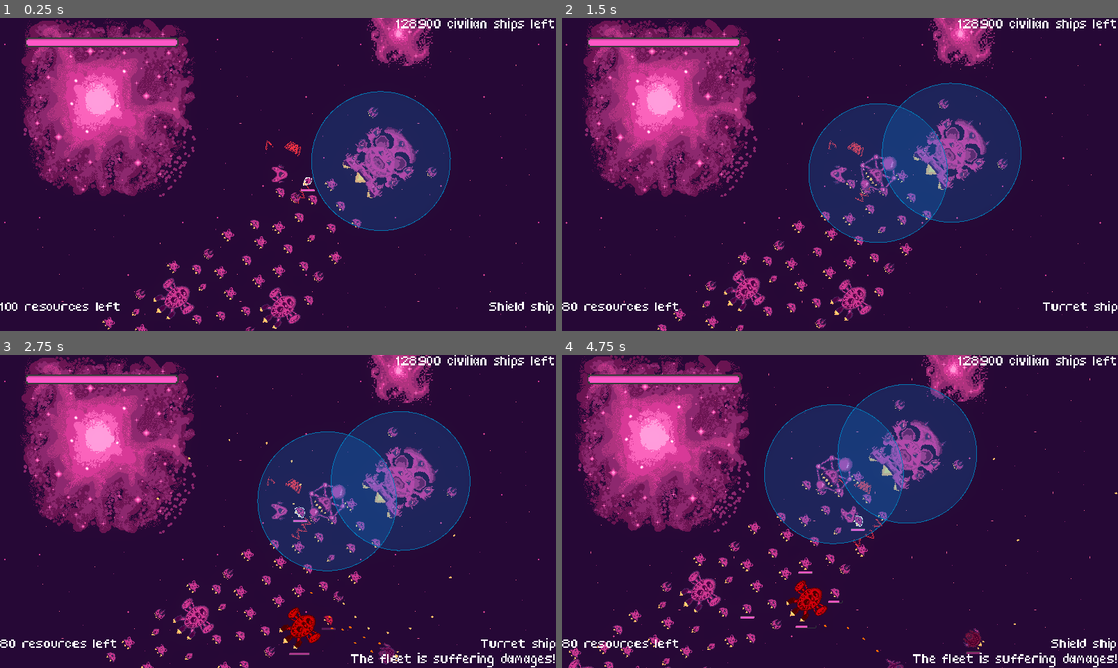
Above: before the commit, frames 1-4 (two rows, left to right).
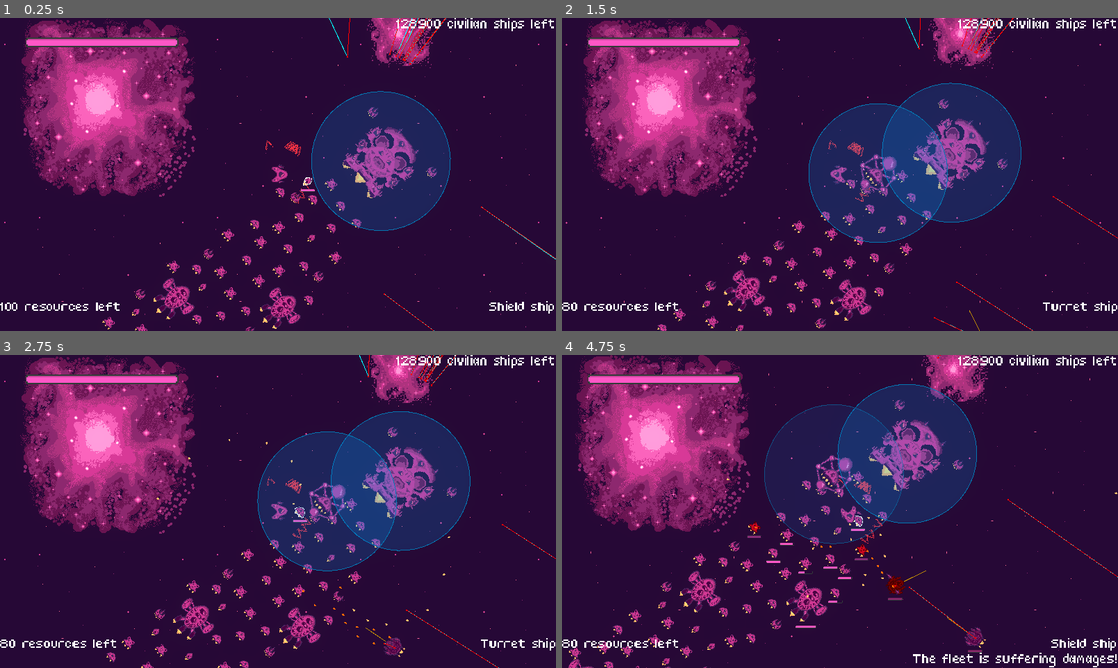
Above: after the commit, the same moments.

Repository: bear-minimum-studio/space-bear
Game: Godot game, scene res://Game.tscn
Two runs of this game, one before a commit and one after it. Both use one fixed random seed, a clock stepped at 60 frames per second and the inputs below.
Inputs:
- Up to frame 1 (0.25 s): no input
- Up to frame 2 (1.5 s): tap Enter (upgrade) at 0.5 s; hold Right (turn_right) 0.53-1.28 s; hold X (cycle_selection) 0.53-1.28 s; hold Ctrl (brake) from 1.28 s (still down); tap Down (decelerate) at 1.35 s
- Up to frame 3 (2.75 s): release Ctrl (brake) at 2.03 s; hold Right (turn_right) from 2.03 s (still down); hold Space (fire) from 2.03 s (still down)
- Up to frame 4 (4.75 s): release Right (turn_right) at 2.78 s; release Space (fire) at 2.78 s; hold Up (accelerate) 2.78-3.53 s; tap G (grappling_hook) at 2.85 s; hold F (turret_fire) 3.53-4.28 s; hold Left (turn_left) from 3.53 s (still down); tap X (cycle_selection) at 4.35 s

The runs differ from the first frame. In frame 1, 0.3% of the frame differs, in the area x 59-100%, y 0-100%; in frame 2, 0.2%; in frame 3, 1.4%; in frame 4, 1.5%, in the area x 29-100%, y 0-100%.

Commit message:
refacto: Add Behaviour node to enemies

Diff:
--- a/npc/AbstractShip.tscn
+++ b/npc/AbstractShip.tscn
@@ -19,7 +19,7 @@
 [node name="CollisionShape2D" type="CollisionShape2D" parent="."]
 
 [node name="NavigationAgent2D" type="NavigationAgent2D" parent="."]
-path_desired_distance = 100.0
+path_desired_distance = 30.0
 
 [node name="HealthSystem" parent="." instance=ExtResource("2_butel")]
 
--- /dev/null
+++ b/npc/enemies/AbstractBehavior.gd
@@ -0,0 +1,37 @@
+extends Node
+
+signal target_position_updated
+
+@onready var _parent: Node2D = get_parent()
+@onready var _target: Node2D = null:
+	set(new_target):
+		if new_target == null || _target == new_target:
+			return
+		_target = new_target
+		_update_target_position()
+@onready var _target_position : Vector2 = _parent.global_position:
+	set(new_target_position):
+		if new_target_position == null:
+			return
+		_target_position = new_target_position
+		target_position_updated.emit(_target_position)
+
+# Called when the node enters the scene tree for the first time.
+func _ready():
+	pass # Replace with function body.
+
+# Called every frame. 'delta' is the elapsed time since the previous frame.
+func _process(_delta):
+	_update_target()
+	_update_target_position()
+
+func _update_target():
+	if _target == null:
+		_target = Helpers.find_nearest_node(_parent, _parent.get_tree().get_nodes_in_group("flock"))
+
+func _update_target_position():
+	if _target == null:
+		_target_position = _parent.global_position
+		return
+
+	_target_position = _target.global_position
--- /dev/null
+++ b/npc/enemies/AbstractBehavior.tscn
@@ -0,0 +1,6 @@
+[gd_scene load_steps=2 format=3 uid="uid://b5lpsi323wl6q"]
+
+[ext_resource type="Script" path="res://npc/enemies/AbstractBehavior.gd" id="1_2on7f"]
+
+[node name="Behavior" type="Node"]
+script = ExtResource("1_2on7f")
--- /dev/null
+++ b/npc/enemies/Enemy.gd
@@ -0,0 +1,9 @@
+extends "res://npc/enemies/GenericEnemy.gd"
+
+@export_range(0.0,1.0) var proximity_ratio = 0.7
+
+@onready var _turret_range = $Turrets/Turret.turret_range
+
+func _ready():
+	super._ready()
+	$Behavior.distance_to_target = proximity_ratio * _turret_range
--- a/npc/enemies/Enemy.tscn
+++ b/npc/enemies/Enemy.tscn
@@ -1,5 +1,12 @@
-[gd_scene load_steps=2 format=3 uid="uid://cnctphhxtu347"]
+[gd_scene load_steps=4 format=3 uid="uid://cnctphhxtu347"]
 
 [ext_resource type="PackedScene" uid="uid://cxxrm5lvp7lfs" path="res://npc/enemies/GenericEnemy.tscn" id="1_vfgof"]
+[ext_resource type="Script" path="res://npc/enemies/Enemy.gd" id="2_56xao"]
+[ext_resource type="Script" path="res://npc/enemies/ProximityBehavior.gd" id="2_vut8c"]
 
 [node name="Enemy" instance=ExtResource("1_vfgof")]
+script = ExtResource("2_56xao")
+proximity_ratio = 0.7
+
+[node name="Behavior" parent="." index="8"]
+script = ExtResource("2_vut8c")
--- a/npc/enemies/GenericEnemy.gd
+++ b/npc/enemies/GenericEnemy.gd
@@ -1,30 +1,4 @@
 extends "res://npc/AbstractShip.gd"
 
-@export_range(0.0,1.0) var proximity_ratio = 0.8
-
-@onready var turret = $Turrets/Turret
-@onready var turret_range = turret.turret_range
-
-var targetted_ship: Node2D
-var _target_position_offset: Vector2
-
-func _physics_process(delta):
-	super._physics_process(delta)
-	_set_targetted_positon()
-
-func _find_closest_flock_ship():
-	return Helpers.find_nearest_node(self, get_tree().get_nodes_in_group("flock"))
-
-func _set_targetted_positon():
-	if targetted_ship == null:
-		targetted_ship = _find_closest_flock_ship()
-
-		if targetted_ship == null:
-			set_movement_target(global_position)
-			return
-
-		var vect_to_target = targetted_ship.global_position - global_position
-		_target_position_offset = - proximity_ratio * turret_range * vect_to_target.normalized()
-
-	var target_position = targetted_ship.global_position + _target_position_offset
-	set_movement_target(target_position)
+func _on_behavior_target_position_updated(new_target_position: Vector2):
+	set_movement_target(new_target_position)
--- a/npc/enemies/GenericEnemy.tscn
+++ b/npc/enemies/GenericEnemy.tscn
@@ -1,10 +1,11 @@
-[gd_scene load_steps=7 format=3 uid="uid://cxxrm5lvp7lfs"]
+[gd_scene load_steps=8 format=3 uid="uid://cxxrm5lvp7lfs"]
 
 [ext_resource type="PackedScene" uid="uid://dujcwt8umqhfd" path="res://npc/AbstractShip.tscn" id="1_oxqnl"]
 [ext_resource type="Script" path="res://npc/enemies/GenericEnemy.gd" id="2_e7uub"]
 [ext_resource type="Texture2D" uid="uid://n3c3ak0fpgmd" path="res://npc/enemies/bad_guy.png" id="3_cry1g"]
 [ext_resource type="PackedScene" uid="uid://boraidb6nocfq" path="res://npc/Turret.tscn" id="4_s7kpp"]
 [ext_resource type="Texture2D" uid="uid://cx4q5chna3esj" path="res://npc/enemies/bad_guy_flammes.png" id="4_toa7b"]
+[ext_resource type="PackedScene" uid="uid://b5lpsi323wl6q" path="res://npc/enemies/AbstractBehavior.tscn" id="6_1tl73"]
 
 [sub_resource type="CircleShape2D" id="CircleShape2D_3dcnw"]
 radius = 41.1096
@@ -12,7 +13,6 @@
 [node name="Enemy" groups=["enemy"] instance=ExtResource("1_oxqnl")]
 collision_layer = 2
 script = ExtResource("2_e7uub")
-proximity_ratio = 0.8
 speed = 100.0
 rotation_speed = 1.0
 acceleration = 3.0
@@ -31,6 +31,9 @@
 [node name="CollisionShape2D" parent="." index="2"]
 shape = SubResource("CircleShape2D_3dcnw")
 
+[node name="NavigationAgent2D" parent="." index="3"]
+debug_enabled = true
+
 [node name="HealthSystem" parent="." index="4"]
 max_health = 200
 
@@ -48,3 +51,7 @@
 [node name="Turret2" parent="Turrets" index="1" instance=ExtResource("4_s7kpp")]
 position = Vector2(0, -24)
 collision_mask = 8
+
+[node name="Behavior" parent="." index="8" instance=ExtResource("6_1tl73")]
+
+[connection signal="target_position_updated" from="Behavior" to="." method="_on_behavior_target_position_updated"]
--- /dev/null
+++ b/npc/enemies/ProximityBehavior.gd
@@ -0,0 +1,28 @@
+extends "res://npc/enemies/AbstractBehavior.gd"
+
+var distance_to_target : float = 0.0
+
+var _target_position_offset: Vector2 = Vector2.ZERO:
+	set(new_target_position_offset):
+		if new_target_position_offset == null:
+			return
+		_target_position_offset = new_target_position_offset
+		_update_target_position()
+
+func _update_target():
+	super._update_target()
+	_update_target_position_offset()
+
+func _update_target_position_offset():
+	var vect_to_target = _target.global_position - _parent.global_position
+	if vect_to_target != Vector2.ZERO:
+		_target_position_offset = - distance_to_target * vect_to_target.normalized()
+	else:
+		_target_position_offset = Vector2.ZERO
+
+func _update_target_position():
+	if _target == null:
+		_target_position = _parent.global_position
+		return
+
+	_target_position = _target.global_position + _target_position_offset
